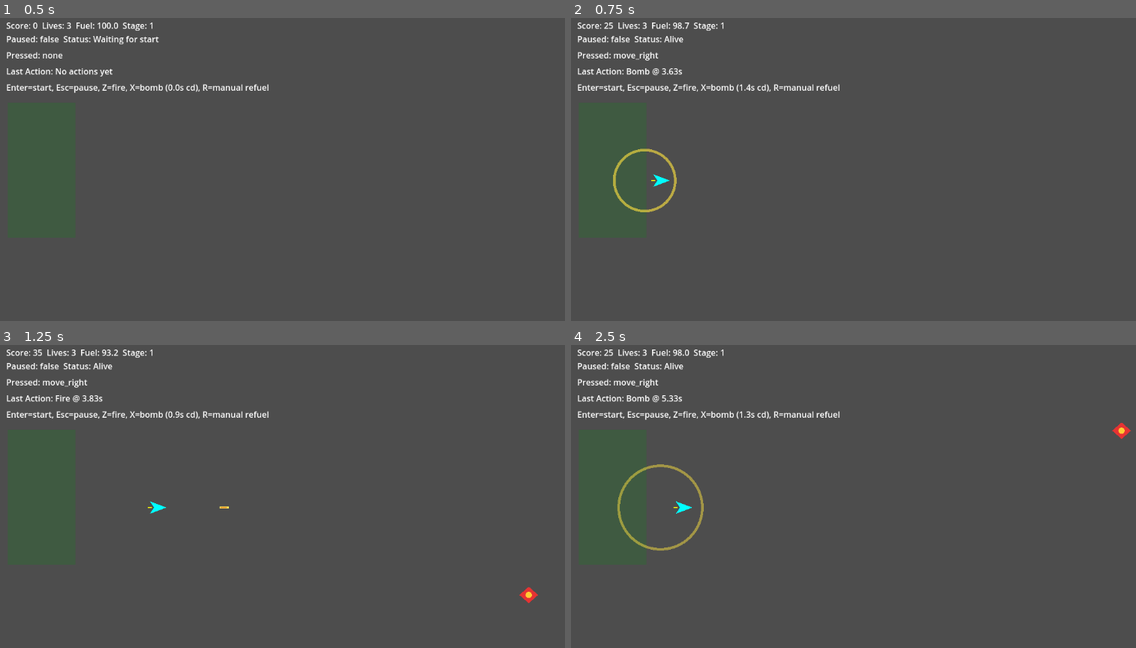
Above: before the commit, frames 1-4 (two rows, left to right).
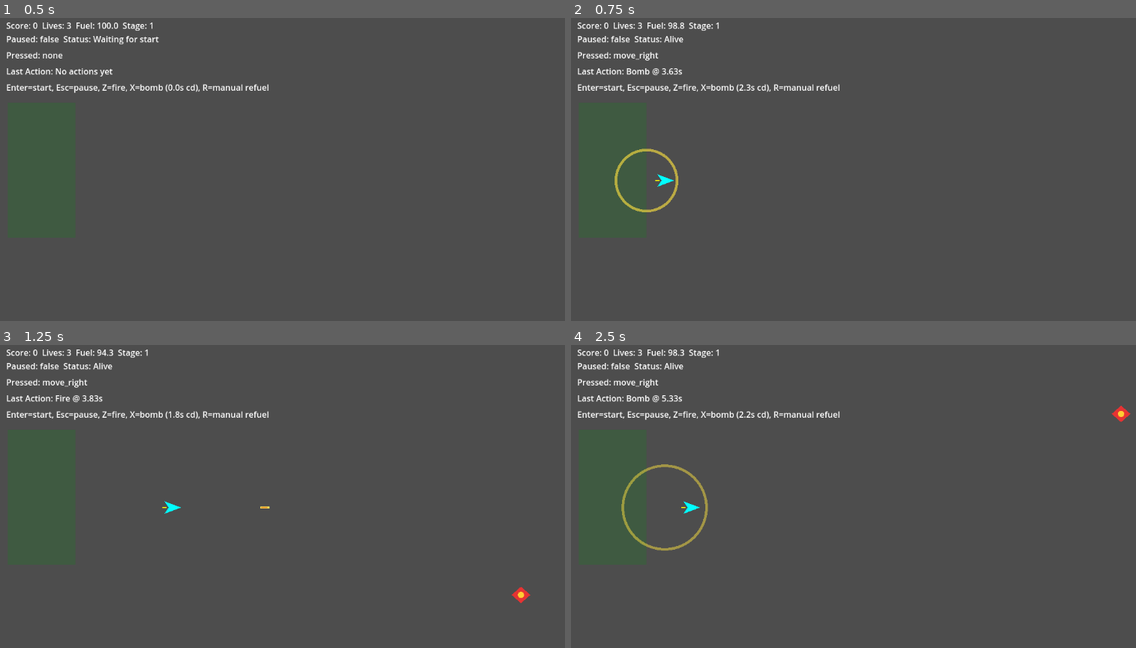
Above: after the commit, the same moments.

Repository: cbremer/starkiller-space-game
Game: Godot game, scene res://scenes/Main.tscn
Two runs of this game, one before a commit and one after it. Both use one fixed random seed, a clock stepped at 60 frames per second and the inputs below.
Inputs:
- Up to frame 1 (0.5 s): no input
- Up to frame 2 (0.75 s): tap Enter (start) at 0.5 s; hold Right (move_right) from 0.53 s (still down); tap X (bomb) at 0.6 s
- Up to frame 3 (1.25 s): keep holding Right (move_right); tap Z (fire) at 0.8 s
- Up to frame 4 (2.5 s): release Right (move_right) at 1.28 s; hold Down (move_down) 1.28-2.03 s; tap Z (fire) at 1.35 s; tap Enter (start) at 1.55, 2.1 s; hold Right (move_right) from 2.03 s (still down); tap X (bomb) at 2.3 s

Frame 1 is identical in both runs. In frame 2, 0.7% of the frame differs, in the area x 5-32%, y 1-65%; in frame 3, 0.6%; in frame 4, 1.3%, in the area x 5-100%, y 1-68%.

Commit message:
Tune combat pacing and scoring balance

Diff:
--- a/scripts/enemy_target.gd
+++ b/scripts/enemy_target.gd
@@ -3,8 +3,8 @@
 
 @export var speed := 120.0
 @export var hit_radius := 16.0
-@export var laser_points := 100
-@export var bomb_points := 60
+@export var laser_points := 45
+@export var bomb_points := 25
 
 var is_active := true
 var _destroyed := false
--- a/scripts/laser_bolt.gd
+++ b/scripts/laser_bolt.gd
@@ -1,7 +1,7 @@
 extends Node2D
 class_name LaserBolt
 
-@export var speed := 520.0
+@export var speed := 680.0
 @export var hit_radius := 10.0
 
 var is_active := true
--- a/scripts/main.gd
+++ b/scripts/main.gd
@@ -1,15 +1,18 @@
 extends Node2D
 
-const FUEL_DRAIN_PER_SECOND := 11.0
-const REFUEL_PER_SECOND := 38.0
+const FUEL_DRAIN_PER_SECOND := 9.0
+const REFUEL_PER_SECOND := 32.0
 const REFUEL_RECT := Rect2(Vector2(15, 170), Vector2(130, 260))
 const BOLT_SPAWN_OFFSET := Vector2(22, 0)
-const BOMB_COOLDOWN := 1.5
-const BOMB_RADIUS := 145.0
-const ENEMY_SPAWN_INTERVAL := 1.3
+const BOMB_COOLDOWN := 2.4
+const BOMB_RADIUS := 120.0
+const ENEMY_SPAWN_INTERVAL := 1.05
+const ENEMY_SPAWN_VARIANCE := 0.22
 const ENEMY_SPAWN_X := 1060.0
 const ENEMY_SPAWN_Y_MIN := 130.0
 const ENEMY_SPAWN_Y_MAX := 530.0
+const ENEMY_SPEED_MIN := 130.0
+const ENEMY_SPEED_MAX := 205.0
 const PLAYER_HIT_RADIUS := 16.0
 const LASER_BOLT_SCRIPT := preload("res://scripts/laser_bolt.gd")
 const BOMB_BLAST_SCRIPT := preload("res://scripts/bomb_blast.gd")
@@ -53,7 +56,6 @@
 		_update_enemy_spawns(delta)
 		if Input.is_action_just_pressed("fire"):
 			game_state.register_action("Fire")
-			game_state.add_score(10)
 			_spawn_bolt()
 		if Input.is_action_just_pressed("bomb"):
 			_try_trigger_bomb()
@@ -85,13 +87,14 @@
 func _spawn_enemy() -> void:
 	var enemy := ENEMY_TARGET_SCRIPT.new()
 	enemy.position = Vector2(ENEMY_SPAWN_X, rng.randf_range(ENEMY_SPAWN_Y_MIN, ENEMY_SPAWN_Y_MAX))
+	enemy.set("speed", rng.randf_range(ENEMY_SPEED_MIN, ENEMY_SPEED_MAX))
 	add_child(enemy)
 
 func _update_enemy_spawns(delta: float) -> void:
 	enemy_spawn_remaining = maxf(0.0, enemy_spawn_remaining - delta)
 	if enemy_spawn_remaining <= 0.0:
 		_spawn_enemy()
-		enemy_spawn_remaining = ENEMY_SPAWN_INTERVAL
+		enemy_spawn_remaining = ENEMY_SPAWN_INTERVAL + rng.randf_range(-ENEMY_SPAWN_VARIANCE, ENEMY_SPAWN_VARIANCE)
 
 func _try_trigger_bomb() -> void:
 	if bomb_cooldown_remaining > 0.0:
@@ -99,8 +102,7 @@
 		action_label.text = "Last Action: %s" % last_action_text
 		return
 	game_state.register_action("Bomb")
-	game_state.add_score(25)
-	game_state.add_fuel(12.0)
+	game_state.add_fuel(6.0)
 	bomb_cooldown_remaining = BOMB_COOLDOWN
 	var blast := BOMB_BLAST_SCRIPT.new()
 	blast.position = player.position
--- a/scripts/player_ship.gd
+++ b/scripts/player_ship.gd
@@ -1,7 +1,7 @@
 extends Node2D
 class_name PlayerShip
 
-@export var speed := 260.0
+@export var speed := 300.0
 @export var bounds := Rect2(Vector2(40, 120), Vector2(880, 420))
 
 var input_vector := Vector2.ZERO
